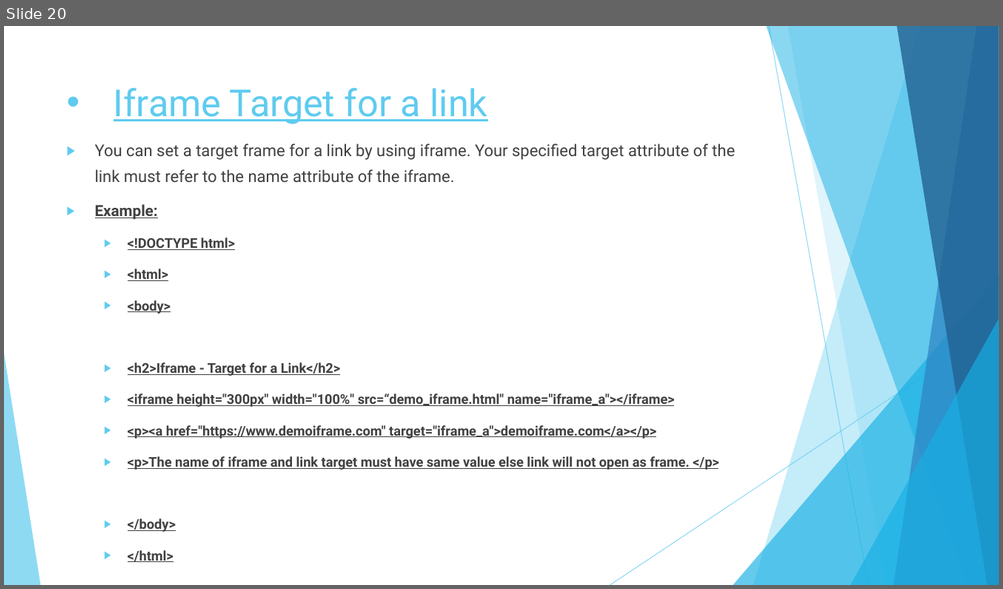
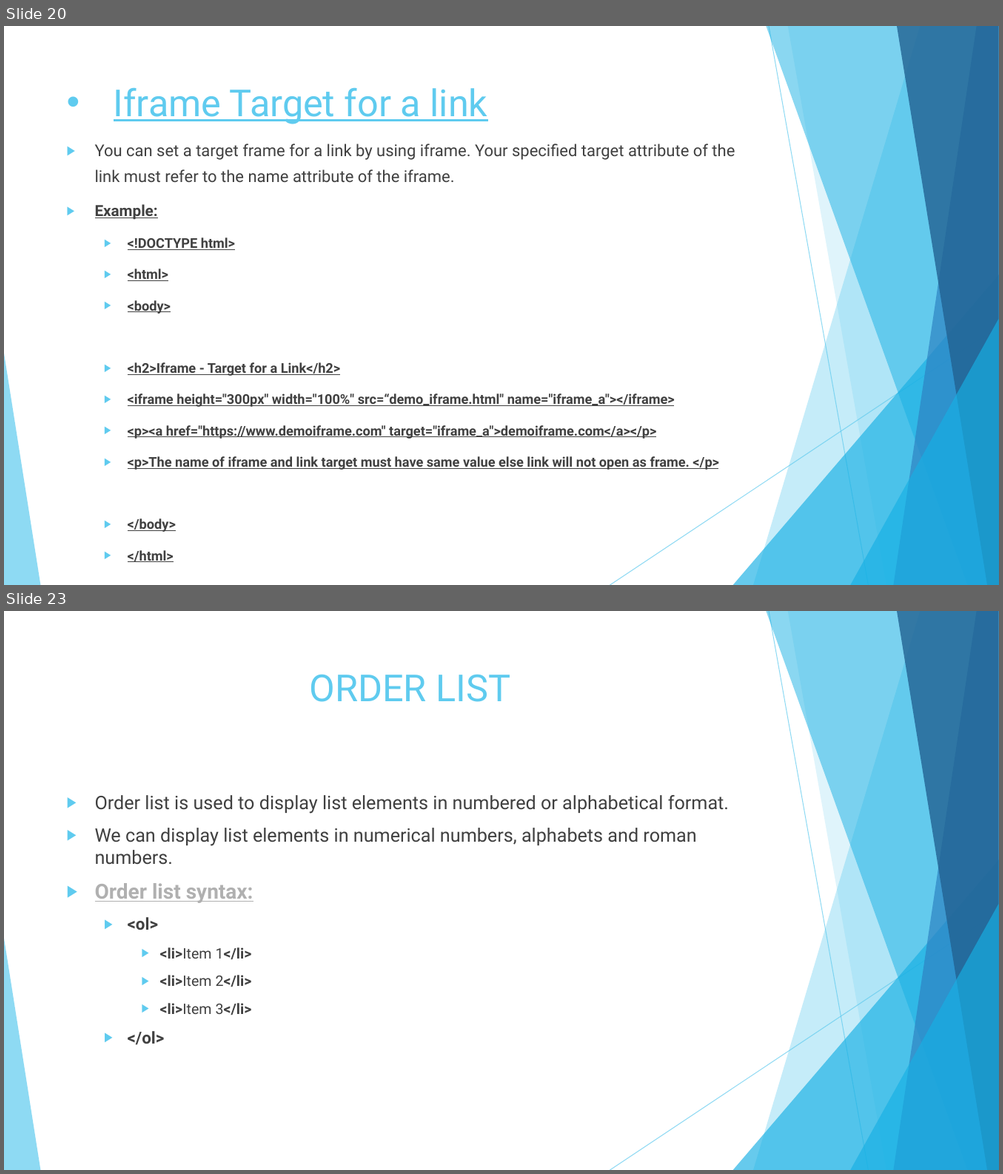
Before and after one commit to bhavikavasani/assignment_module1HTML, a slide deck: ASSIGNMENT.pptx. Shown one above the other, each under a label of ours: slide 20 before the commit, slides 20 and 23 after it; the slides between them are not shown. The pictures are 1003x589 and 1003x1174 pixels, drawn with LibreOffice and Linux fonts; fonts in the diff are those of the drawing. Boxes give left, top, right and bottom in pixels: in the first picture for what was removed or moved away, otherwise in the second. Text is boxed around its words. In the diff, an @@ line names an element or a change of style, - is before the commit and + after.

```diff
--- a/ASSIGNMENT.pptx
+++ b/ASSIGNMENT.pptx
@@ slide 23 added at bbox=[4, 611, 999, 1170], background #FFFFFF; not listed: 10 template elements that a slide beside it also shows @@
@@ title added at bbox=[310, 674, 510, 702], 36 pt, text #5FCBEF @@
+ORDER LIST
@@ text added at bbox=[95, 795, 728, 1045], 18 pt, text #404040 @@
+▶ Order list is used to display list elements in numbered or alphabetical format.
+▶ We can display list elements in numerical numbers, alphabets and roman numbers.
+▶ Order list syntax:
+  ▶ <ol>
+    ▶ <li>Item 1</li>
+    ▶ <li>Item 2</li>
+    ▶ <li>Item 3</li>
+  ▶ </ol>
```
Also in this commit, not shown: 1 slide changed, 27 other slides added.
